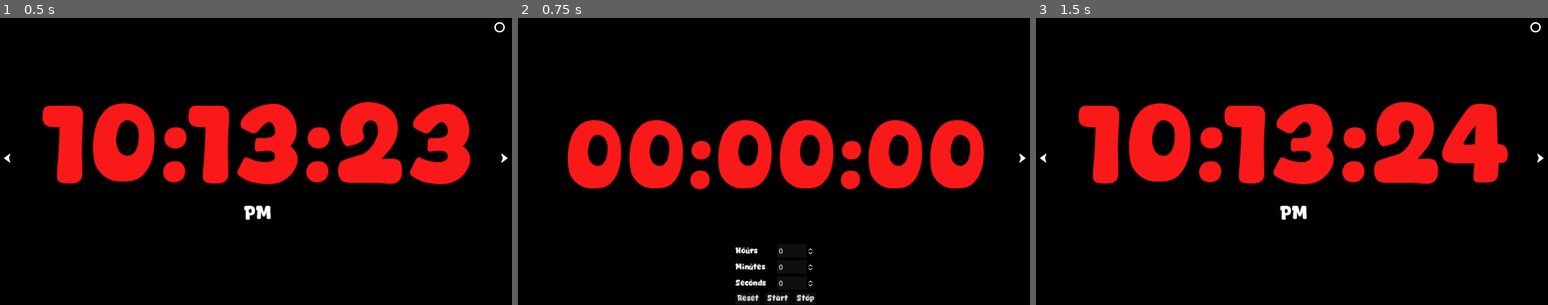
Above: before the commit, frames 1-3 (left to right).
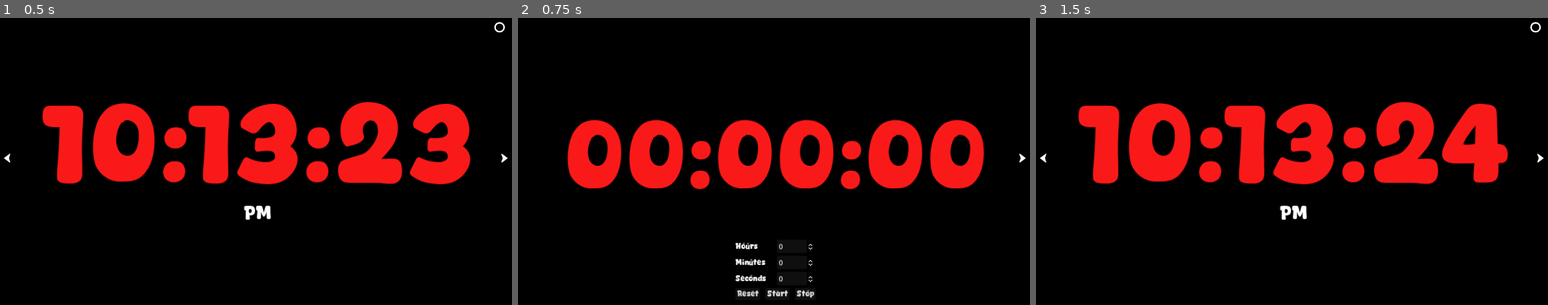
Above: after the commit, the same moments.

Repository: cold-atom/MinTime
Game: Godot game, scene res://main.tscn
The game is run twice, just before and just after one commit, with the same random seed, the same clock (stepped at 60 frames per second) and the same inputs.
Inputs (mouse positions are in pixels of both pictures, inside the frame that each line leads up to):
- Up to frame 1 (0.5 s): no input
- Up to frame 2 (0.75 s): click (528, 158) at 0.5 s
- Up to frame 3 (1.5 s): click (1542, 158) at 1.25 s

Frame 1 is identical in both runs. In frame 2, 1.0% of the frame differs, in the area x 42-58%, y 78-100%; in frame 3, nothing differs.

Commit message:
timer ui fix

Diff:
--- a/m_timer.tscn
+++ b/m_timer.tscn
@@ -44,14 +44,14 @@
 
 [node name="VBoxContainer" type="VBoxContainer" parent="."]
 layout_mode = 1
-anchors_preset = 7
+anchors_preset = -1
 anchor_left = 0.5
-anchor_top = 1.0
+anchor_top = 0.985
 anchor_right = 0.5
-anchor_bottom = 1.0
-offset_left = -75.5
+anchor_bottom = 0.993
+offset_left = -90.0
 offset_top = -136.0
-offset_right = 75.5
+offset_right = 90.0
 grow_horizontal = 2
 grow_vertical = 0
 
